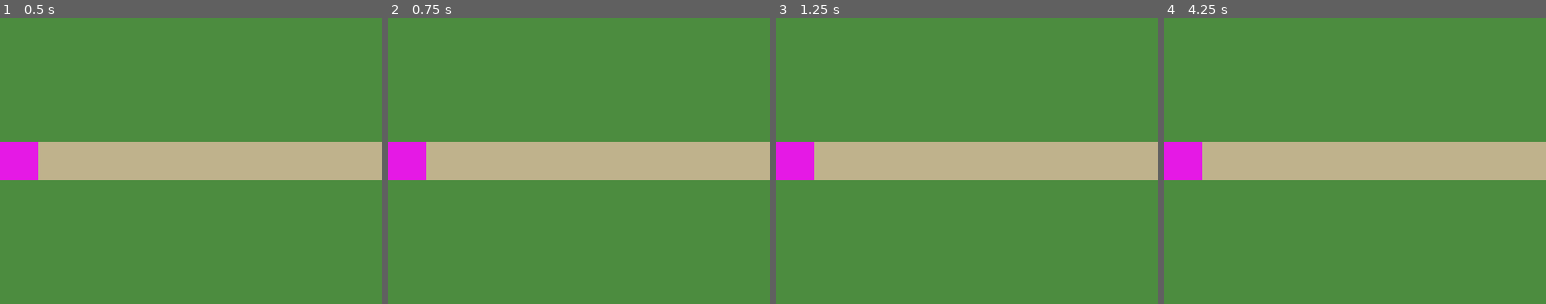
Above: before the commit, frames 1-4 (left to right).
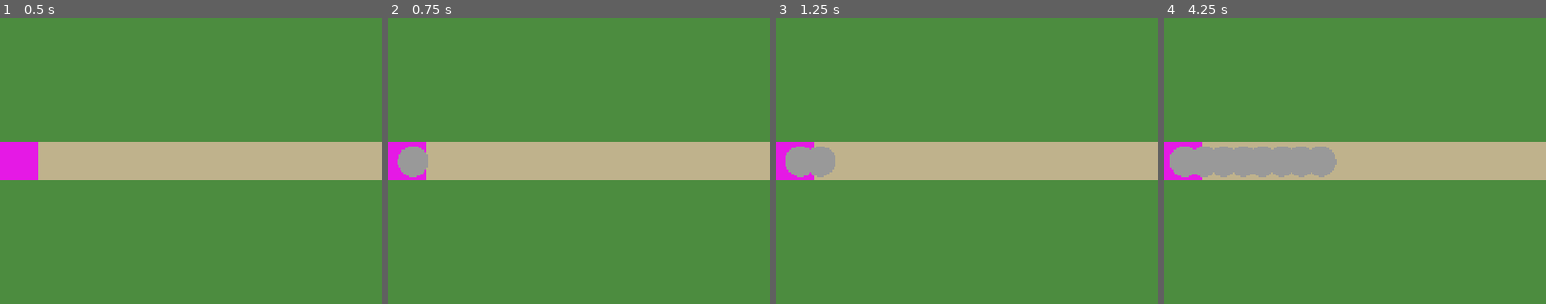
Above: after the commit, the same moments.

Repository: bobsantos/spirefall
Game: Godot game, scene res://scenes/main/Game.tscn
Same seed, same stepped clock (60 frames per second), same inputs: the game is played once before the commit and once after it.
Inputs:
- Up to frame 1 (0.5 s): no input
- Up to frame 2 (0.75 s): click "Start Wave" at 0.5 s
- Up to frame 3 (1.25 s): no input
- Up to frame 4 (4.25 s): click "Thunder Pylon 30g" at 1.25 s; click "Gale Tower 25g" at 2 s; click "Stone Bastion 35g" at 2.75 s; click "Frost Sentinel 35g" at 3.5 s
The pictures show only the part of the screen within x 0-50%, y 25-75%; the shares and areas given below are measured in that part.

Frame 1 is identical in both runs. In frame 2, 0.7% of the frame differs, in the area x 2-11%, y 45-56%; in frame 3, 1.2%; in frame 4, 4.2%, in the area x 1-46%, y 45-56%.

Commit message:
grid, hud, build menu, enemies walking from start to end

Diff:
--- a/scripts/autoload/PathfindingSystem.gd
+++ b/scripts/autoload/PathfindingSystem.gd
@@ -11,7 +11,7 @@
 func _ready() -> void:
 	_astar = AStarGrid2D.new()
 	_astar.region = Rect2i(0, 0, GridManager.GRID_WIDTH, GridManager.GRID_HEIGHT)
-	_astar.cell_size = Vector2(GridManager.CELL_SIZE, GridManager.CELL_SIZE)
+	_astar.cell_size = Vector2(1, 1)
 	_astar.diagonal_mode = AStarGrid2D.DIAGONAL_MODE_NEVER
 	_astar.update()
 
